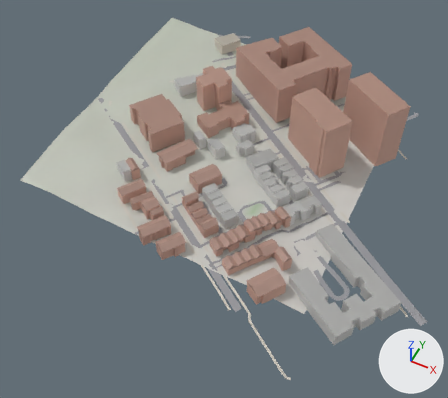
Renders of the glTF model game/world/tile_-9_1.glb from each side of a commit.
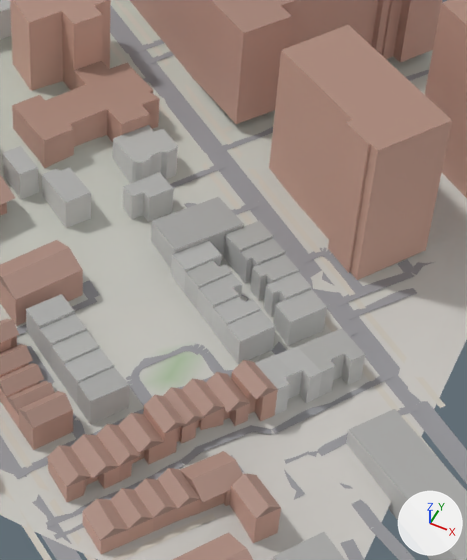
The first picture shows the older version from a 50 mm camera at (-1993.0, -755.0, 437.0) aimed at (-2151.0, -439.0, 42.0). The close-ups show the older and then the newer version on the part from 43% to 80% of the width and 20% to 70% of the height of that picture. Only the edits that show in the close-ups are written down. The axes (+X, +Y, +Z) are drawn at lower right. The lights are the same throughout. Where no turn or scale is listed for an object, it has been applied to the vertices.

In view in the first close-up: 'buildings', 'roads', 'terrain'.
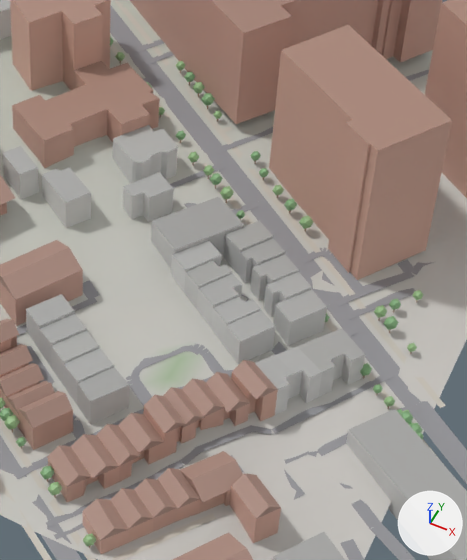
What differs and where, as boxes [x1, y1, x2, y2] in the close-ups (467 x 560 px):
'props', added: after [0, 36, 424, 548]

Patch to the scene script:
```diff
--- a/game/world/tile_-9_1.glb.py
+++ b/game/world/tile_-9_1.glb.py
@@ me_props @@
+me_props.from_pydata(...)  # 1968 vertices, 3280 faces; spans x -2222.0..-2047.0, y -511.0..-255.0, z 43.0..70.0
+me_props.materials.append(mat_defaultmaterial_002)
@@ ob_props @@
+ob_props = bpy.data.objects.new('props', me_props)
+ob_props.location = (0.0, 0.0, 0.0)
```
